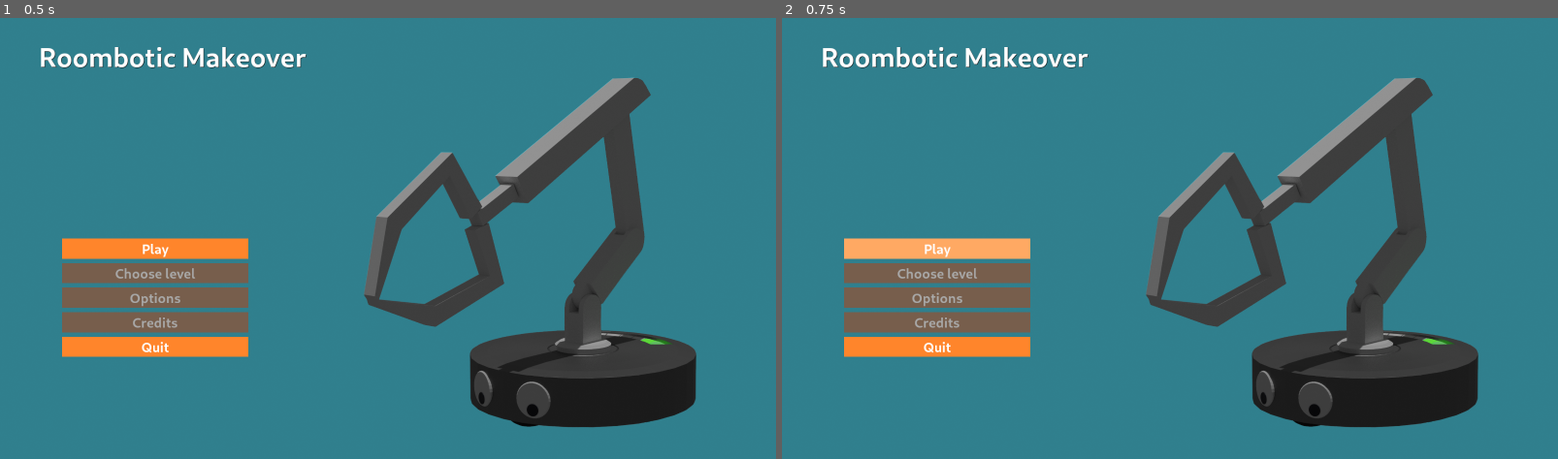
Above: before the commit, frames 1-2 (left to right).
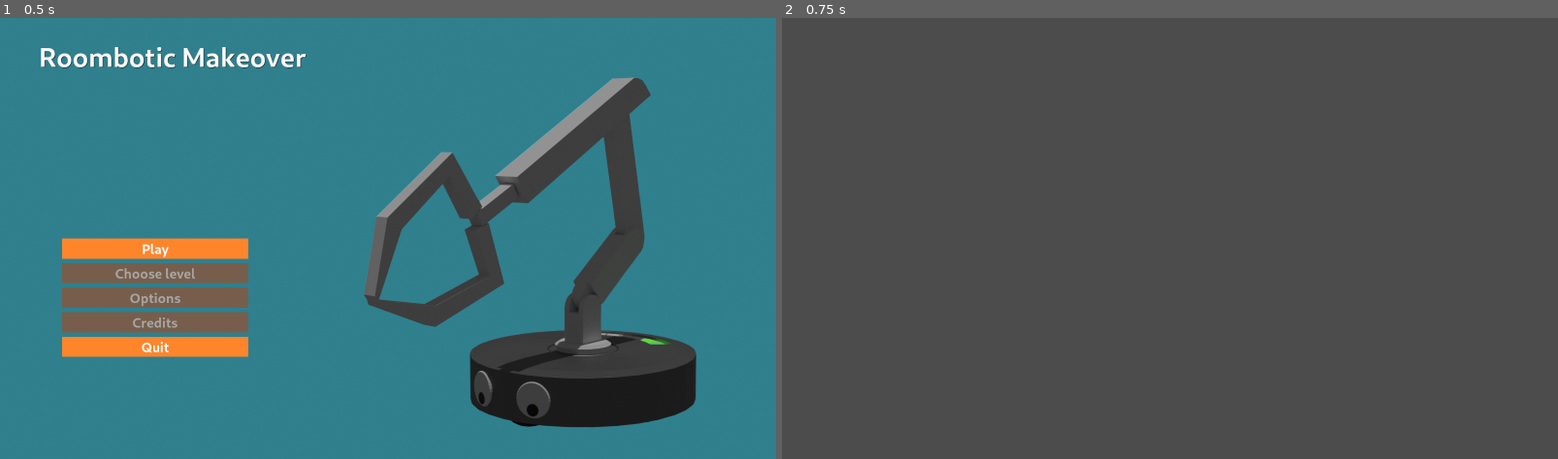
Above: after the commit, the same moments.

Repository: outfrost/slavic-game-jam-2020
Game: Godot game, scene res://Game/UI/Menu/MainMenu.tscn
Two runs of this game, one before a commit and one after it. Both use one fixed random seed, a clock stepped at 60 frames per second and the inputs below. This scene is started directly instead of the project's main scene.
Inputs:
- Up to frame 1 (0.5 s): no input
- Up to frame 2 (0.75 s): click "Play" at 0.5 s

Frame 1 is identical in both runs. In frame 2, 92% of the frame differs, in the area x 0-100%, y 0-100%.

Commit message:
Make 'Play' menu button work; remove unnecessary canvas layers

Diff:
--- a/Characters/Robot.gd
+++ b/Characters/Robot.gd
@@ -156,7 +156,7 @@
 				paint_object(grabbed_item, Color(0,1,0,0.5))
 			sound_grab.play()
 
-func _integrate_forces(state: PhysicsDirectBodyState) -> void:
+func _integrate_forces(_state: PhysicsDirectBodyState) -> void:
 	# Limit linear speed
 	var speed = linear_velocity.length()
 	if speed > max_linear_speed:
--- a/Game/Game.gd
+++ b/Game/Game.gd
@@ -24,8 +24,6 @@
 	self, "game_state_changed", ["GameStateObservers"])
 
 func _ready():
-	spawn_level()
-
 	var gameover_popup = get_node(gameover_popup_path)
 	connect("game_over", gameover_popup, "on_game_over")
 	gameover_popup.connect("next_level", self, "on_next_level")
@@ -43,6 +41,9 @@
 
 	if Input.is_action_just_pressed("level_next"):
 		on_next_level()
+
+func on_start_game() -> void:
+	spawn_level()
 
 func spawn_level() -> void:
 	level = (levels[current_level] as PackedScene).instance()
--- a/Game/Game.tscn
+++ b/Game/Game.tscn
@@ -1,12 +1,14 @@
-[gd_scene load_steps=10 format=2]
+[gd_scene load_steps=12 format=2]
 
 [ext_resource path="res://Game/UI/GameoverPopup.tscn" type="PackedScene" id=1]
 [ext_resource path="res://Game/Game.gd" type="Script" id=2]
 [ext_resource path="res://Game/UI/DebugLabel.tscn" type="PackedScene" id=3]
 [ext_resource path="res://Levels/Level1.tscn" type="PackedScene" id=4]
+[ext_resource path="res://Game/UI/Menu/MainMenu.tscn" type="PackedScene" id=5]
 [ext_resource path="res://Fonts/Cantarell-Bold.otf" type="DynamicFontData" id=6]
 [ext_resource path="res://Audio/Hyperatlantic_Roomba_loop.ogg" type="AudioStream" id=7]
 [ext_resource path="res://Audio/SFX_Alarm_Clock.wav" type="AudioStream" id=8]
+[ext_resource path="res://Game/UI/Theme/ui_theme.tres" type="Theme" id=9]
 
 [sub_resource type="Environment" id=1]
 ambient_light_color = Color( 1, 1, 1, 1 )
@@ -22,27 +24,27 @@
 script = ExtResource( 2 )
 levels = [ ExtResource( 4 ) ]
 level_container_path = NodePath("CurrentLevel")
-gameover_popup_path = NodePath("CanvasLayerGameover/GameoverPopup")
-timer_label_path = NodePath("CanvasLayerHud/TimerLabel")
-hud_message_label_path = NodePath("CanvasLayerHud/HudMessageLabel")
+gameover_popup_path = NodePath("GameoverPopup")
+timer_label_path = NodePath("TimerLabel")
+hud_message_label_path = NodePath("HudMessageLabel")
 
 [node name="CurrentLevel" type="Node" parent="."]
 
 [node name="WorldEnvironment" type="WorldEnvironment" parent="."]
 environment = SubResource( 1 )
 
-[node name="CanvasLayerDebug" type="CanvasLayer" parent="."]
+[node name="DebugLayer" type="CanvasLayer" parent="."]
 layer = 99
 
-[node name="DebugLabel" parent="CanvasLayerDebug" instance=ExtResource( 3 )]
+[node name="DebugLabel" parent="DebugLayer" instance=ExtResource( 3 )]
+anchor_right = 0.5
+anchor_bottom = 0.5
+margin_right = 0.0
+margin_bottom = 0.0
+rect_scale = Vector2( 0.75, 0.75 )
+theme = ExtResource( 9 )
 
-[node name="CanvasLayerGameover" type="CanvasLayer" parent="."]
-
-[node name="GameoverPopup" parent="CanvasLayerGameover" instance=ExtResource( 1 )]
-
-[node name="CanvasLayerHud" type="CanvasLayer" parent="."]
-
-[node name="TimerLabel" type="RichTextLabel" parent="CanvasLayerHud"]
+[node name="TimerLabel" type="RichTextLabel" parent="."]
 anchor_left = 0.6
 anchor_top = 0.02
 anchor_right = 0.98
@@ -57,7 +59,7 @@
 "_edit_use_anchors_": false
 }
 
-[node name="HudMessageLabel" type="RichTextLabel" parent="CanvasLayerHud"]
+[node name="HudMessageLabel" type="RichTextLabel" parent="."]
 anchor_top = 0.7
 anchor_right = 1.0
 anchor_bottom = 0.9
@@ -71,6 +73,10 @@
 "_edit_use_anchors_": false
 }
 
+[node name="GameoverPopup" parent="." instance=ExtResource( 1 )]
+
+[node name="MainMenu" parent="." instance=ExtResource( 5 )]
+
 [node name="Sounds" type="Node" parent="."]
 
 [node name="MusicLoop" type="AudioStreamPlayer" parent="Sounds"]
--- /dev/null
+++ b/Game/UI/Menu/MainMenu.gd
@@ -0,0 +1,13 @@
+extends Control
+
+signal start_game()
+
+export var play_button: NodePath
+
+func _ready() -> void:
+	connect("start_game", get_tree().root.find_node("Game", true, false), "on_start_game")
+	get_node(play_button).connect("pressed", self, "on_play_pressed")
+
+func on_play_pressed() -> void:
+	emit_signal("start_game")
+	hide()
--- a/Game/UI/Menu/MainMenu.tscn
+++ b/Game/UI/Menu/MainMenu.tscn
@@ -1,8 +1,9 @@
-[gd_scene load_steps=5 format=2]
+[gd_scene load_steps=6 format=2]
 
 [ext_resource path="res://Game/UI/Menu/doomby_menu.png" type="Texture" id=1]
 [ext_resource path="res://Fonts/Cantarell-Bold.otf" type="DynamicFontData" id=2]
 [ext_resource path="res://Game/UI/Theme/ui_theme.tres" type="Theme" id=3]
+[ext_resource path="res://Game/UI/Menu/MainMenu.gd" type="Script" id=4]
 
 [sub_resource type="DynamicFont" id=1]
 size = 64
@@ -16,73 +17,26 @@
 grow_horizontal = 2
 grow_vertical = 2
 theme = ExtResource( 3 )
+script = ExtResource( 4 )
 __meta__ = {
 "_edit_use_anchors_": false
 }
+play_button = NodePath("VBoxContainer/PlayButton")
 
-[node name="MenuControls" type="CanvasLayer" parent="."]
-layer = 11
-
-[node name="VBoxContainer" type="VBoxContainer" parent="MenuControls"]
-anchor_left = 0.08
-anchor_top = 0.5
-anchor_right = 0.32
-anchor_bottom = 0.9
+[node name="Background" type="TextureRect" parent="."]
+anchor_right = 1.0
+anchor_bottom = 1.0
 grow_horizontal = 2
-theme = ExtResource( 3 )
-custom_constants/separation = 10
+grow_vertical = 2
+texture = ExtResource( 1 )
+expand = true
+stretch_mode = 7
 __meta__ = {
+"_edit_lock_": true,
 "_edit_use_anchors_": false
 }
 
-[node name="PlayButton" type="Button" parent="MenuControls/VBoxContainer"]
-margin_right = 432.0
-margin_bottom = 47.0
-text = "Play"
-__meta__ = {
-"_edit_use_anchors_": false
-}
-
-[node name="ChooseLevelButton" type="Button" parent="MenuControls/VBoxContainer"]
-margin_top = 57.0
-margin_right = 432.0
-margin_bottom = 104.0
-disabled = true
-text = "Choose level"
-__meta__ = {
-"_edit_use_anchors_": false
-}
-
-[node name="OptionsButton" type="Button" parent="MenuControls/VBoxContainer"]
-margin_top = 114.0
-margin_right = 432.0
-margin_bottom = 161.0
-disabled = true
-text = "Options"
-__meta__ = {
-"_edit_use_anchors_": false
-}
-
-[node name="CreditsButton" type="Button" parent="MenuControls/VBoxContainer"]
-margin_top = 171.0
-margin_right = 432.0
-margin_bottom = 218.0
-disabled = true
-text = "Credits"
-__meta__ = {
-"_edit_use_anchors_": false
-}
-
-[node name="QuitButton" type="Button" parent="MenuControls/VBoxContainer"]
-margin_top = 228.0
-margin_right = 432.0
-margin_bottom = 275.0
-text = "Quit"
-__meta__ = {
-"_edit_use_anchors_": false
-}
-
-[node name="TitleLabel" type="RichTextLabel" parent="MenuControls"]
+[node name="TitleLabel" type="RichTextLabel" parent="."]
 anchor_left = 0.05
 anchor_top = 0.05
 anchor_right = 0.95
@@ -96,19 +50,61 @@
 "_edit_use_anchors_": false
 }
 
-[node name="MenuBackground" type="CanvasLayer" parent="."]
-layer = 10
-follow_viewport_enable = true
-
-[node name="Background" type="TextureRect" parent="MenuBackground"]
-anchor_right = 1.0
-anchor_bottom = 1.0
+[node name="VBoxContainer" type="VBoxContainer" parent="."]
+anchor_left = 0.08
+anchor_top = 0.5
+anchor_right = 0.32
+anchor_bottom = 0.9
 grow_horizontal = 2
-grow_vertical = 2
-texture = ExtResource( 1 )
-expand = true
-stretch_mode = 7
+theme = ExtResource( 3 )
+custom_constants/separation = 10
 __meta__ = {
-"_edit_lock_": true,
 "_edit_use_anchors_": false
 }
+
+[node name="PlayButton" type="Button" parent="VBoxContainer"]
+margin_right = 432.0
+margin_bottom = 47.0
+text = "Play"
+__meta__ = {
+"_edit_use_anchors_": false
+}
+
+[node name="ChooseLevelButton" type="Button" parent="VBoxContainer"]
+margin_top = 57.0
+margin_right = 432.0
+margin_bottom = 104.0
+disabled = true
+text = "Choose level"
+__meta__ = {
+"_edit_use_anchors_": false
+}
+
+[node name="OptionsButton" type="Button" parent="VBoxContainer"]
+margin_top = 114.0
+margin_right = 432.0
+margin_bottom = 161.0
+disabled = true
+text = "Options"
+__meta__ = {
+"_edit_use_anchors_": false
+}
+
+[node name="CreditsButton" type="Button" parent="VBoxContainer"]
+margin_top = 171.0
+margin_right = 432.0
+margin_bottom = 218.0
+disabled = true
+text = "Credits"
+__meta__ = {
+"_edit_use_anchors_": false
+}
+
+[node name="QuitButton" type="Button" parent="VBoxContainer"]
+margin_top = 228.0
+margin_right = 432.0
+margin_bottom = 275.0
+text = "Quit"
+__meta__ = {
+"_edit_use_anchors_": false
+}
